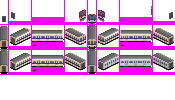
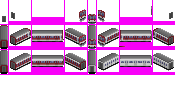
Revision of a layered 175×100 image; what changed, layer by layer:
showed "1460 series_twot" over bbox(0, 25, 174, 72)
hid "1460 series_beige" over bbox(0, 25, 174, 72)
showed "skirt" over bbox(79, 42, 105, 49)
